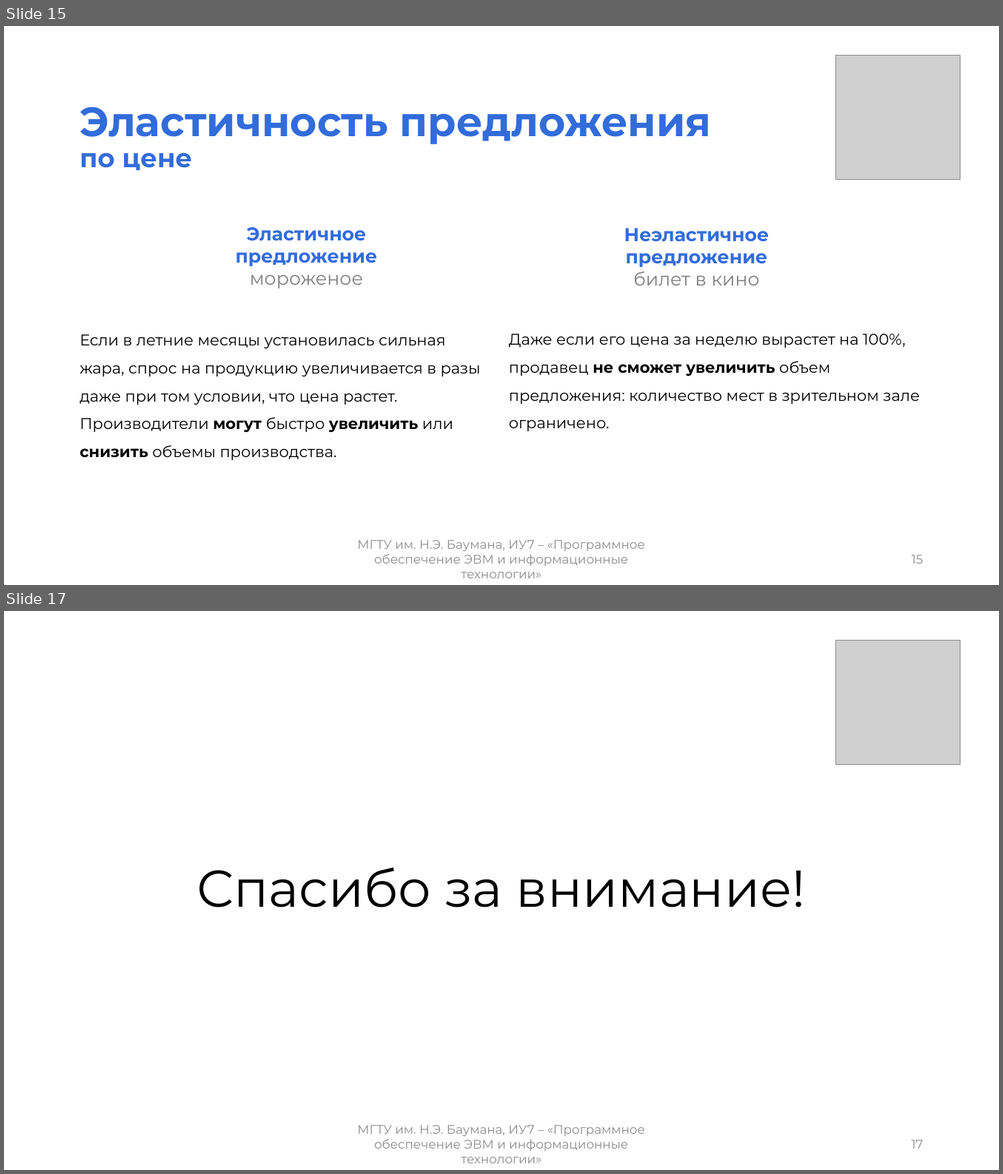
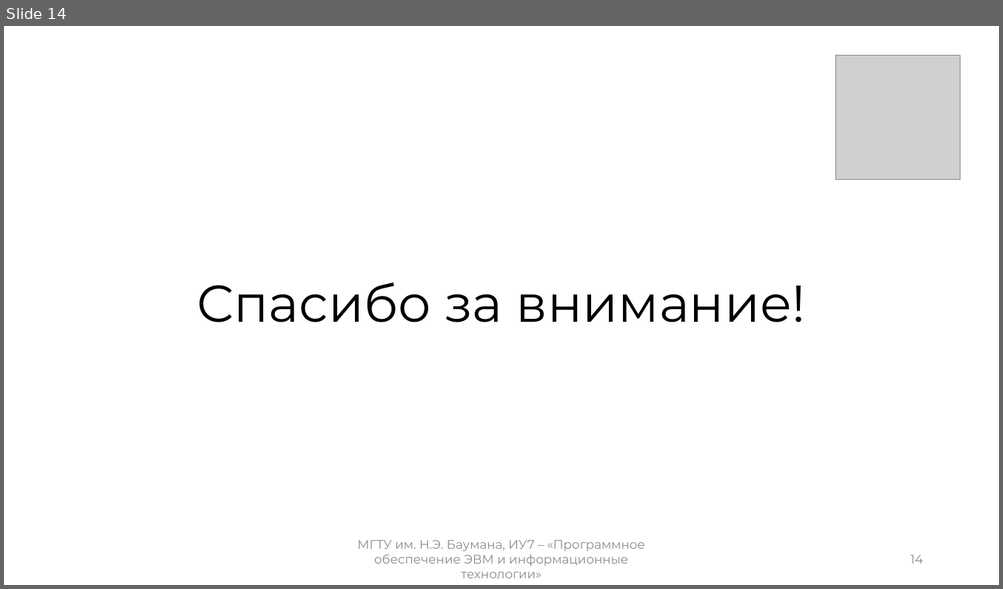
Before and after one commit to mshsvnv/Economics, a slide deck: module_03/pres.pptx. Shown one above the other, each under a label of ours: slides 15 and 17 before the commit, slide 14 after it; the slides between them are not shown. The pictures are 1003x1174 and 1003x589 pixels, drawn with LibreOffice and Linux fonts; fonts in the diff are those of the drawing; grey boxes stand for pictures. Boxes give left, top, right and bottom in pixels: in the first picture for what was removed or moved away, otherwise in the second. Text is boxed around its words. In the diff, an @@ line names an element or a change of style, - is before the commit and + after.

```diff
--- a/module_03/pres.pptx
+++ b/module_03/pres.pptx
@@ slide 15 removed at [4, 26, 999, 585], background #FFFFFF @@
@@ picture removed at [836, 55, 960, 179] @@
@@ title removed at [79, 107, 711, 170] @@
-Эластичность предложения
-по цене
@@ text removed at [236, 227, 378, 289] @@
-Эластичное предложение
-мороженое
@@ text removed at [624, 228, 769, 286] @@
-Неэластичное предложение
-билет в кино
@@ text removed at [79, 335, 481, 460] @@
-Если в летние месяцы установилась сильная жара, спрос на продукцию увеличивается в разы даже при том условии, что цена растет.
-Производители могут быстро увеличить или снизить объемы производства.
@@ text removed at [509, 334, 919, 432] @@
-Даже если его цена за неделю вырастет на 100%, продавец не сможет увеличить объем предложения: количество мест в зрительном зале ограничено.
@@ text removed at [357, 540, 645, 579] @@
-МГТУ им. Н.Э. Баумана, ИУ7 – «Программное обеспечение ЭВМ и информационные технологии»
@@ page number removed at [911, 555, 923, 564] @@
-15
@@ what was slide 17 is now slide 14 @@
@@ page number at [910, 555, 922, 564]: text changed @@
-17
+14
```
Also in this commit, not shown: 11 slides changed, 2 slides added, 4 other slides removed, 19 other files.
